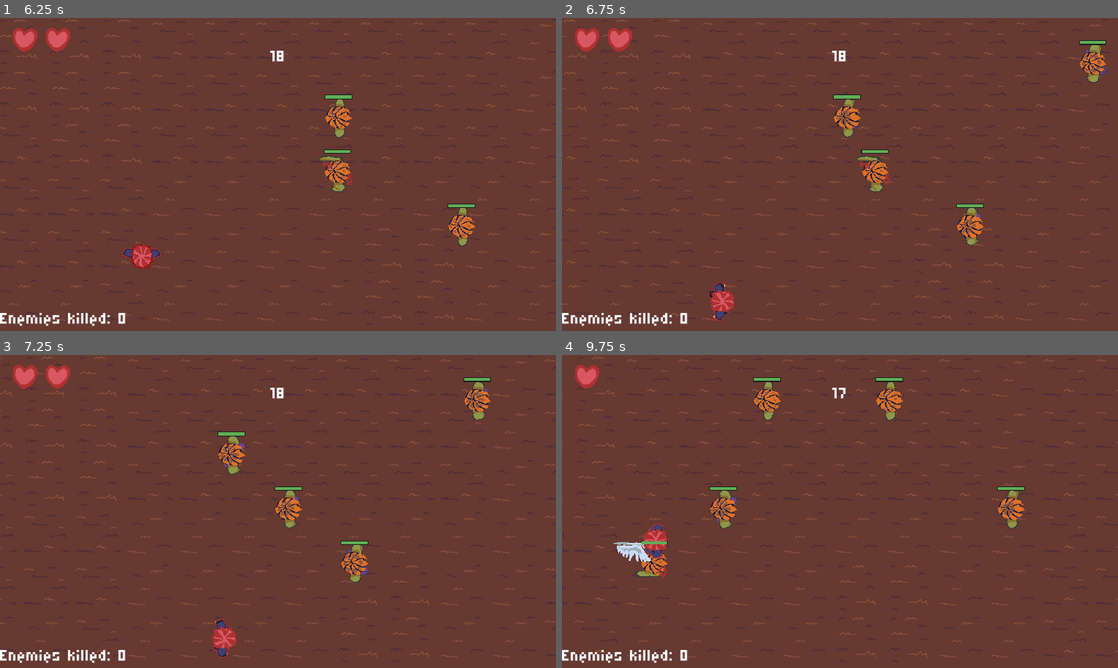
Above: before the commit, frames 1-4 (two rows, left to right).
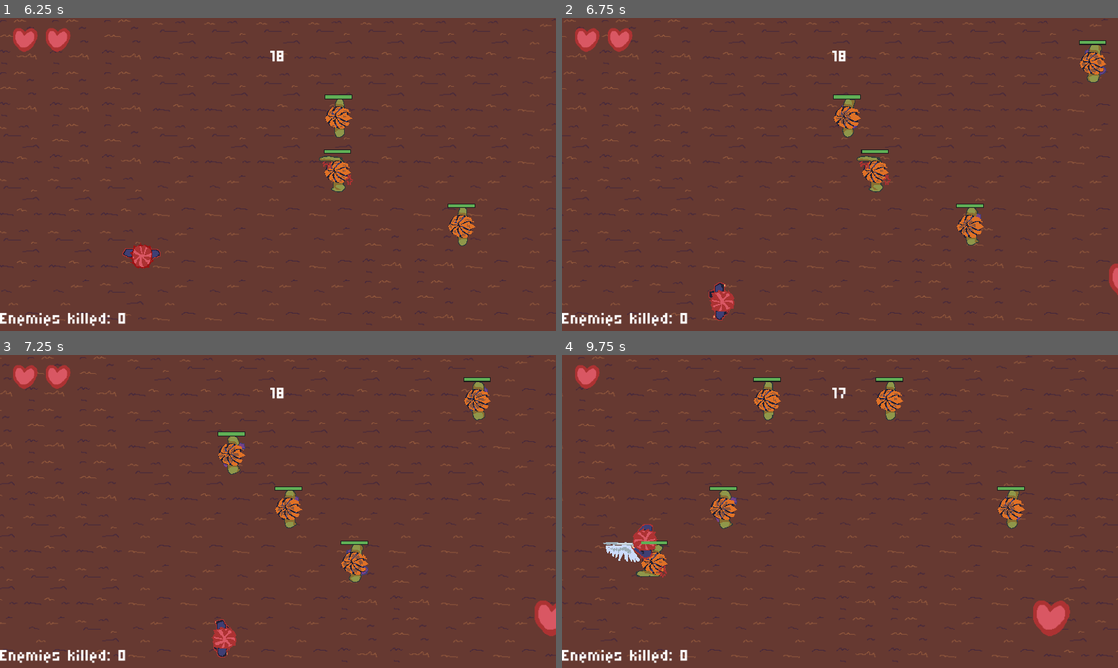
Above: after the commit, the same moments.

Repository: gwak-amole/revengee
Game: Godot game, scene res://scenes/mainscreen.tscn
Same seed, same stepped clock (60 frames per second), same inputs: the game is played once before the commit and once after it.
Inputs:
- Up to frame 1 (6.25 s): click "start" at 0.5 s; tap Enter (ui_accept) at 1.25, 2.1, 2.27, 2.57, 3.6, 3.77, 4.07, 5.1, 5.27, 5.57 s; hold Right (ui_right) 1.28-2.03 s; hold Enter (ui_accept) 1.28-2.03 s; hold Down (ui_down) 2.03-2.78 s; hold Right (ui_right) 2.78-3.53 s; hold Enter (ui_accept) 2.78-3.53 s; hold Up (ui_up) 3.53-4.28 s; hold Enter (ui_accept) 4.28-5.03 s; hold Left (ui_left) 4.28-5.78 s; hold Down (ui_down) from 5.78 s (still down); hold Enter (ui_accept) from 5.78 s (still down)
- Up to frame 2 (6.75 s): release Down (ui_down) at 6.53 s; release Enter (ui_accept) at 6.53 s; hold Right (ui_right) from 6.53 s (still down); tap Enter (ui_accept) at 6.6 s
- Up to frame 3 (7.25 s): keep holding Right (ui_right); tap Enter (ui_accept) at 6.77, 7.07 s
- Up to frame 4 (9.75 s): release Right (ui_right) at 7.28 s; hold Up (ui_up) 7.28-8.03 s; hold Enter (ui_accept) 7.28-8.03 s; hold Right (ui_right) 8.03-8.78 s; tap Enter (ui_accept) at 8.1, 8.27, 8.57, 9.6 s; hold Down (ui_down) 8.78-9.53 s; hold Enter (ui_accept) 8.78-9.53 s; hold Left (ui_left) from 9.53 s (still down)

Frame 1 is identical in both runs. In frame 2, 0.1% of the frame differs, in the area x 98-100%, y 78-89%; in frame 3, 0.4%; in frame 4, 1.2%, in the area x 7-92%, y 54-90%.

Commit message:
added a heart spawner and sfx

Diff:
--- /dev/null
+++ b/scenes/event_spawner.tscn
@@ -0,0 +1,9 @@
+[gd_scene load_steps=2 format=3 uid="uid://blfh1kvkyco1w"]
+
+[ext_resource type="Script" path="res://scripts/event_spawner.gd" id="1_2deyi"]
+
+[node name="EventSpawner" type="Node2D"]
+script = ExtResource("1_2deyi")
+
+[node name="Timer" type="Timer" parent="."]
+wait_time = 3.0
--- a/scenes/gamebase.tscn
+++ b/scenes/gamebase.tscn
@@ -8,8 +8,10 @@
 [ext_resource type="PackedScene" uid="uid://n1pekm2liskn" path="res://scenes/spawner.tscn" id="4_3x0ky"]
 [ext_resource type="Texture2D" uid="uid://cucujmx8x5rfj" path="res://art/tileset/level3tiles.png" id="4_m6btk"]
 [ext_resource type="Texture2D" uid="uid://b7s6lqpennfvt" path="res://art/heart.png" id="6_swbbo"]
+[ext_resource type="PackedScene" uid="uid://blfh1kvkyco1w" path="res://scenes/event_spawner.tscn" id="7_1mahn"]
 [ext_resource type="Texture2D" uid="uid://b2k2cbr123waa" path="res://art/swordammo.png" id="7_dbwpm"]
 [ext_resource type="FontFile" uid="uid://dm81osccu5431" path="res://fonts/Micro_5/Micro5-Regular.ttf" id="7_fu8xd"]
+[ext_resource type="PackedScene" uid="uid://bwtt36e6pd6y1" path="res://scenes/heart.tscn" id="8_2wfxl"]
 [ext_resource type="AudioStream" uid="uid://cel154mt4f87h" path="res://audio/683457__seth_makes_sounds__dope-video-game-boss-music.wav" id="11_lliu4"]
 
 [sub_resource type="TileSetAtlasSource" id="TileSetAtlasSource_73ive"]
@@ -108,6 +110,15 @@
 mainchara_path = NodePath("../mainchara")
 camerapath = NodePath("../Camera2D")
 
+[node name="EventSpawner" parent="." instance=ExtResource("7_1mahn")]
+heart_scene = ExtResource("8_2wfxl")
+controller_path = NodePath("../GameController")
+characters_path = NodePath("../heartschars")
+mainchara_path = NodePath("../mainchara")
+camerapath = NodePath("../Camera2D")
+
+[node name="heartschars" type="Node2D" parent="."]
+
 [node name="characters" type="Node2D" parent="."]
 
 [node name="mainchara" parent="." instance=ExtResource("1_64j8e")]
--- /dev/null
+++ b/scenes/heart.tscn
@@ -0,0 +1,23 @@
+[gd_scene load_steps=4 format=3 uid="uid://bwtt36e6pd6y1"]
+
+[ext_resource type="Texture2D" uid="uid://b7s6lqpennfvt" path="res://art/heart.png" id="1_n8ye2"]
+[ext_resource type="Script" path="res://scripts/heart.gd" id="1_obrno"]
+
+[sub_resource type="CircleShape2D" id="CircleShape2D_dhgdq"]
+radius = 21.0
+
+[node name="heart" type="CharacterBody2D"]
+script = ExtResource("1_obrno")
+
+[node name="Sprite2D" type="Sprite2D" parent="."]
+texture = ExtResource("1_n8ye2")
+
+[node name="hitbox" type="Area2D" parent="."]
+
+[node name="CollisionShape2D" type="CollisionShape2D" parent="hitbox"]
+shape = SubResource("CircleShape2D_dhgdq")
+
+[node name="VisibleOnScreenNotifier2D" type="VisibleOnScreenNotifier2D" parent="."]
+
+[connection signal="area_entered" from="hitbox" to="." method="_on_hitbox_area_entered"]
+[connection signal="screen_exited" from="VisibleOnScreenNotifier2D" to="." method="_on_visible_on_screen_notifier_2d_screen_exited"]
--- a/scenes/mainchara.tscn
+++ b/scenes/mainchara.tscn
@@ -1,7 +1,8 @@
-[gd_scene load_steps=4 format=3 uid="uid://cbblcbmhmslnt"]
+[gd_scene load_steps=5 format=3 uid="uid://cbblcbmhmslnt"]
 
 [ext_resource type="SpriteFrames" uid="uid://fk6gy1unycu6" path="res://art/frames/mainchara_spriteframes.tres" id="1_583j3"]
 [ext_resource type="Script" path="res://scripts/mainchara.gd" id="1_gp3er"]
+[ext_resource type="AudioStream" uid="uid://bvhpkja6qvewd" path="res://audio/326847__johnbuhr__sword_clash-37.wav" id="3_5pd44"]
 
 [sub_resource type="RectangleShape2D" id="RectangleShape2D_sqkp3"]
 size = Vector2(32, 33)
@@ -28,3 +29,6 @@
 
 [node name="Timer" type="Timer" parent="melee_box"]
 one_shot = true
+
+[node name="AudioStreamPlayer" type="AudioStreamPlayer" parent="."]
+stream = ExtResource("3_5pd44")
--- /dev/null
+++ b/scripts/event_spawner.gd
@@ -0,0 +1,82 @@
+extends Node2D
+
+@export var heart_scene: PackedScene
+@export var controller_path: NodePath
+@export var characters_path: NodePath
+@export var mainchara_path: NodePath
+@export var camerapath : NodePath
+@export var start_spawn_every: float = 1.2
+@export var min_spawn_every:= 0.3
+@export var max_on_screen: int = 1
+@export var half_life_seconds := 45.0
+@export var new_time_elapsed := elapsed
+
+@export var lanes_y: PackedFloat32Array = [-150.0, -75.0, 0.0, 75.0, 150.0]
+@export var y_spawn_left: float = 200
+@export var y_spawn_right: float = 350
+@export var spawn_margin_x: float = 20.0
+
+@onready var controller := get_node(controller_path)
+@onready var characters := get_node_or_null(characters_path)
+@onready var camera := get_node_or_null(camerapath)
+@onready var mainchara := get_node(mainchara_path)
+@onready var timer: Timer = $Timer
+var rng := RandomNumberGenerator.new()
+var elapsed := 0.0
+var fever_active := false
+var old_speed : float = 0
+var old_maincharaspeed : float = 0
+var puddle_cooldown := false
+var subway_in := false
+
+func _ready() -> void:
+	print("exists")
+	if heart_scene == null or characters == null:
+		push_error("Spawner miswired: set enemy_scene and characters_path in Inspector.")
+		return
+	rng.randomize()
+	timer.one_shot = false
+	timer.wait_time = start_spawn_every
+	if not timer.timeout.is_connected(_on_spawn_tick):
+		timer.timeout.connect(_on_spawn_tick)
+	timer.start()
+
+
+func _process(delta):
+	elapsed += delta
+
+func _on_spawn_tick() -> void:
+	if characters.get_child_count() >= max_on_screen:
+		return
+	_spawn_one()
+	var k := pow(0.5, elapsed / max(half_life_seconds, 0.001))
+	var next := min_spawn_every + (start_spawn_every - min_spawn_every) * k
+	if new_time_elapsed > 1:
+		new_time_elapsed = elapsed - floor(elapsed)
+	if new_time_elapsed >= 1:
+		max_on_screen += 1
+		if spawn_margin_x >= 0.3:
+			spawn_margin_x -= 0.2
+		new_time_elapsed -= 1
+	timer.wait_time = next
+	timer.start()
+
+func _spawn_one() -> void:
+	print("spawning)")
+	var e := heart_scene.instantiate()
+	characters.add_child(e)
+
+	var ctrl := get_node(controller_path)
+	e.heart_contacted.connect(Callable(ctrl, "_on_heart_contacted"))
+
+	if controller and controller.has_method("hook_enemy"):
+		controller.hook_enemy(e)
+
+	var cam := get_viewport().get_camera_2d()
+	var view := get_viewport_rect().size
+	var side := cam.global_position.x + (view.x * 0.5)
+	var spawn_lanes = lanes_y
+	var y: float = spawn_lanes[rng.randi_range(0, spawn_lanes.size() - 1)]
+	var x: float = side - spawn_margin_x
+	e.global_position = Vector2(x, y)
+	print("spawned @", e.global_position)
--- a/scripts/game_controller.gd
+++ b/scripts/game_controller.gd
@@ -62,7 +62,6 @@
 	print("[Hearts] nodes:", heart_nodes.size(), " lives:", lives)
 	print("[ammo] nodes:", sword_nodes.size(), " ammo:", ammos)
 	_loop_points()
-	_loop_lives()
 	_update_enemieskilled()
 
 
@@ -96,15 +95,6 @@
 			await get_tree().create_timer(2.0).timeout
 		# enemy.queue_free()
 
-func _loop_lives():
-	await get_tree().create_timer(15.0).timeout
-	while true:
-		while get_tree().paused:
-			await get_tree().create_timer(0.1, true).timeout
-		if lives < 3:
-			await _increment_lives()
-		await get_tree().create_timer(15.0).timeout
-		print("looping lives")
 
 func _increment_lives():
 	lives = max(lives + 1, 0)
@@ -233,3 +223,7 @@
 	await get_tree().create_timer(4.0).timeout
 	points_frozen = false
 	print("points unfrozen")
+
+func _on_heart_contacted() -> void:
+	print("connected to controller")
+	_increment_lives()
--- /dev/null
+++ b/scripts/heart.gd
@@ -0,0 +1,12 @@
+extends CharacterBody2D
+signal heart_contacted
+
+func _on_visible_on_screen_notifier_2d_screen_exited() -> void:
+	queue_free()
+
+func _on_hitbox_area_entered(area: Area2D) -> void:
+	if area.name != "player_hitbox":
+		return
+	emit_signal("heart_contacted")
+	print("HEART CONTACTED ------------")
+	queue_free()
--- a/scripts/mainchara.gd
+++ b/scripts/mainchara.gd
@@ -1,10 +1,10 @@
 extends CharacterBody2D
 
 @export var growth_per_sec: float = 0.0085
-@export var edge_padding: float = 130
 @export var controllerpath : NodePath
 @onready var cooldown_timer := $melee_box/Timer
 @onready var melee_box := $melee_box
+@onready var audio := $AudioStreamPlayer
 @onready var controller := get_node(controllerpath)
 @onready var cam: Camera2D = get_viewport().get_camera_2d()
 
@@ -41,6 +41,7 @@
 		print("attacking")
 		attacking_rn = true
 		$AnimatedSprite2D.play("hit")
+		audio.play()
 		can_attack = false
 		controller._lose_ammo()
 		cooldown_timer.start()
@@ -149,4 +150,4 @@
 	var bottom_right := center + half
 
 	global_position.y = clamp(global_position.y, top_left.y, bottom_right.y - 20)
-	global_position.x = clamp(global_position.x, top_left.x + edge_padding, bottom_right.x - edge_padding)
+	global_position.x = clamp(global_position.x, top_left.x + 1, bottom_right.x - 1)
Not shown, added: audio/326847__johnbuhr__sword_clash-37.wav.import
Not shown: 1 places in scenes/gamebase.tscn that only renumber resources
Not shown, added: audio/326847__johnbuhr__sword_clash-37.wav
